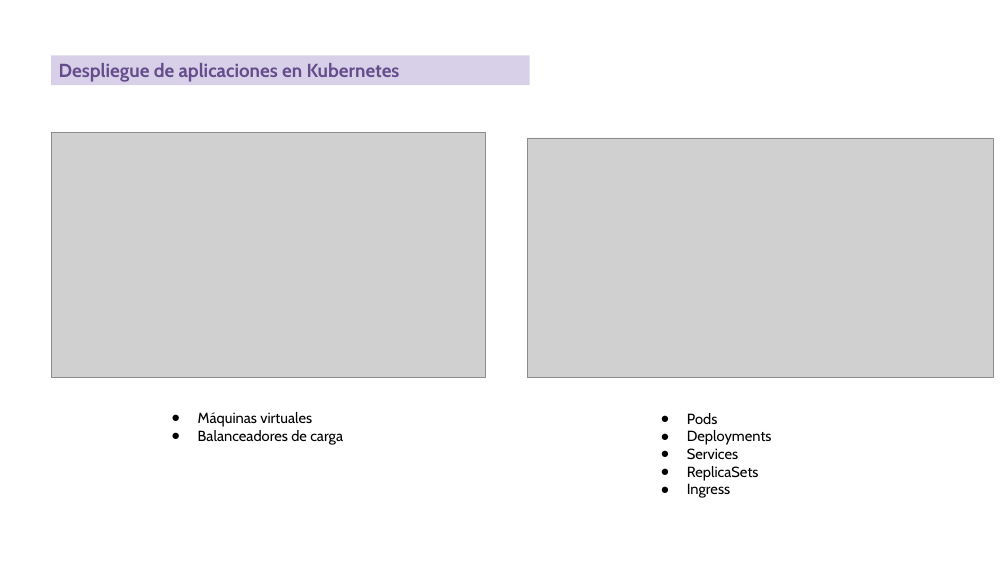
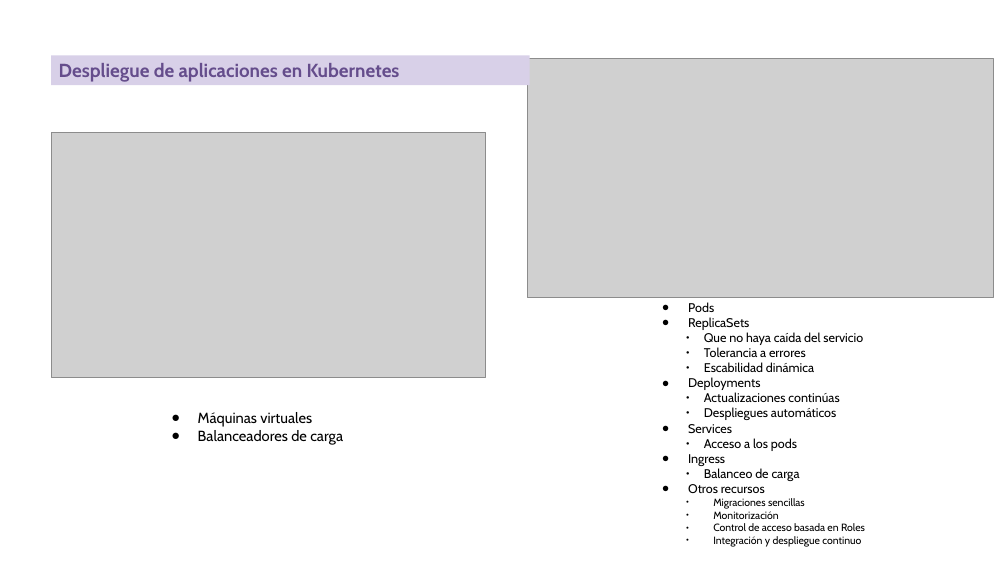
Before and after one commit to iesgn/curso_kubernetes_2020, a slide deck: slide 2 of unidad2/presentacion_unidad2.odp. Drawn at 1008x567 pixels with LibreOffice and Linux fonts; fonts in the diff are those of the drawing; grey boxes stand for pictures. Boxes give left, top, right and bottom in pixels: in the first picture for what was removed or moved away, otherwise in the second. Text is boxed around its words. In the diff, an @@ line names an element or a change of style, - is before the commit and + after.

```diff
--- a/unidad2/presentacion_unidad2.odp
+++ b/unidad2/presentacion_unidad2.odp
@@ picture: place and size @@
-picture at bbox=[528, 138, 994, 378]
+picture at bbox=[528, 58, 994, 298]
@@ text "Pods": place and size @@
-text "Pods" at bbox=[687, 413, 772, 498]
+text "Pods" at bbox=[688, 302, 865, 547]
@@ text at bbox=[688, 317, 863, 372]: paragraphs added @@
+● ReplicaSets
+    ● Que no haya caída del servicio
+    ● Tolerancia a errores
+    ● Escabilidad dinámica
@@ text at bbox=[688, 302, 760, 466]: size 14 to 12 pt in "Pods", "Deployments", "Services", "Ingress" @@
@@ text at bbox=[704, 392, 839, 420]: paragraphs added @@
+    ● Actualizaciones continúas
+    ● Despliegues automáticos
@@ text at bbox=[704, 438, 797, 451]: text changed; size 14 to 12 pt @@
-● ReplicaSets
+    ● Acceso a los pods
@@ text at bbox=[688, 468, 865, 547]: paragraphs added @@
+    ● Balanceo de carga
+● Otros recursos
+    ● Migraciones sencillas
+    ● Monitorización
+    ● Control de acceso basada en Roles
+    ● Integración y despliegue continuo
```
Also in this commit, not shown: 6 other files.
